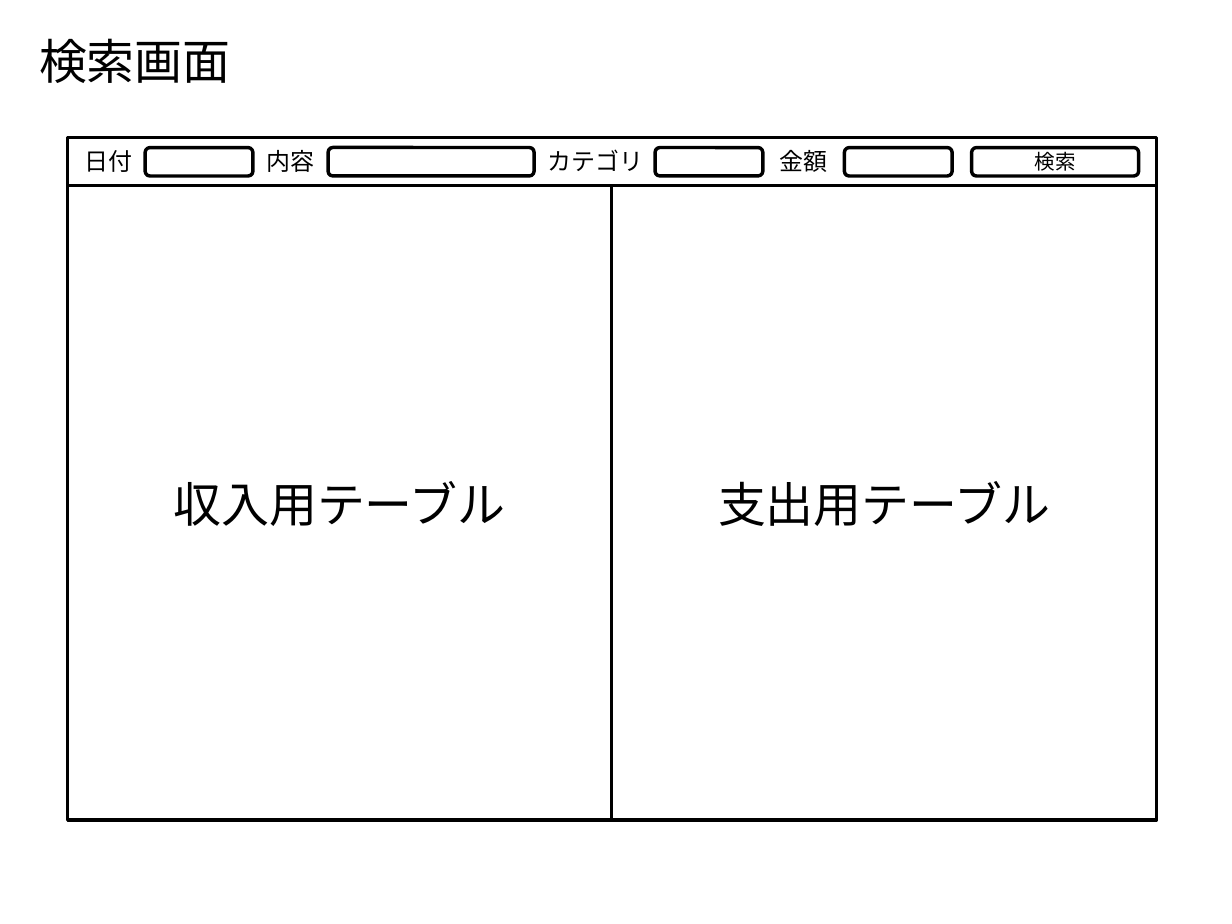
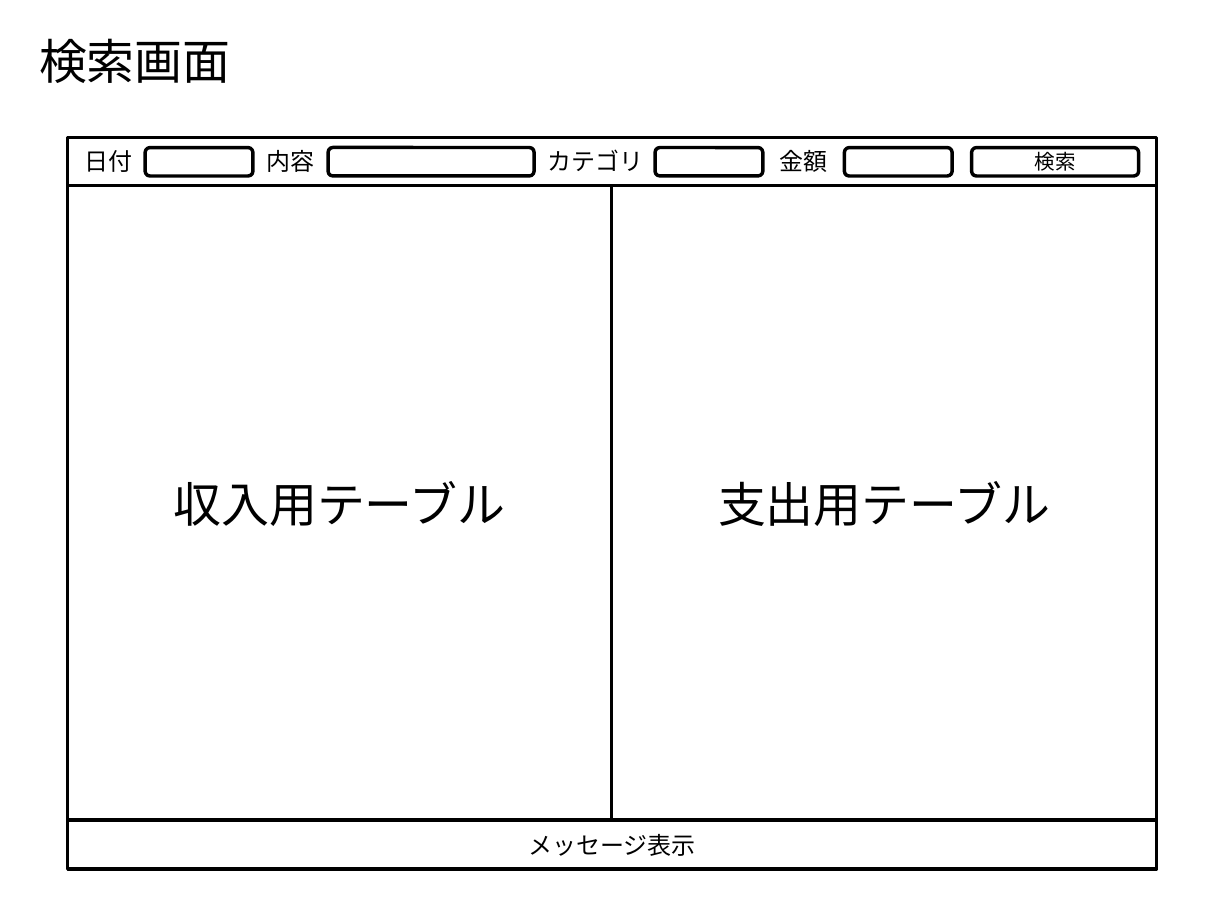
Before and after one commit to Leonis0813/chort, a slide deck: slide 2 of zosma/interface/ui.pptx. Drawn at 1232x924 pixels with LibreOffice and Linux fonts; fonts in the diff are those of the drawing. Boxes give left, top, right and bottom in pixels: in the first picture for what was removed or moved away, otherwise in the second. Text is boxed around its words. In the diff, an @@ line names an element or a change of style, - is before the commit and + after.

```diff
--- a/zosma/interface/ui.pptx
+++ b/zosma/interface/ui.pptx
@@ rectangle added at [68, 821, 1157, 869], outline #000000 2 pt, 14 pt, text #000000 @@
+メッセージ表示
```
Also in this commit, not shown: 1 other slide changed, 2 other files.
